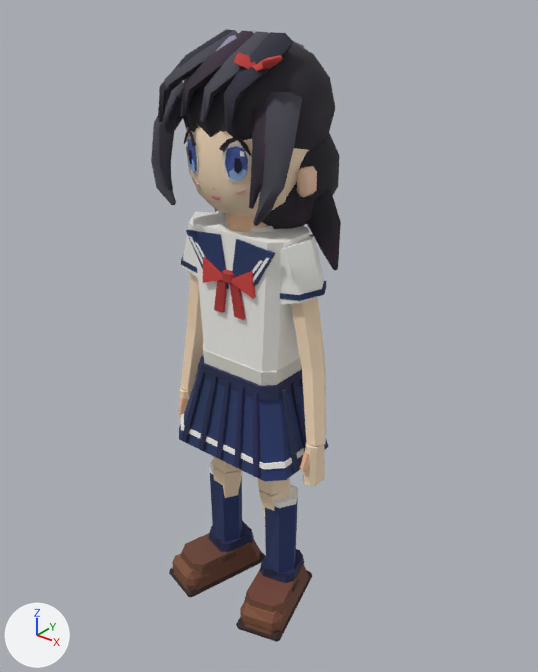
Renders of the glTF model assets/experimental/seifuku.glb from each side of a commit.
Rendered twice from a camera (50 mm lens) standing at (1.032, -1.242, 1.531) and looking at (0.019, 0.025, 0.746). Arrows for +X, +Y and +Z are at lower left; the lights stay in place. The older version comes first. Vertices at exactly the same position are counted once.

Objects in the first picture: 'Game Schoolgirl'.
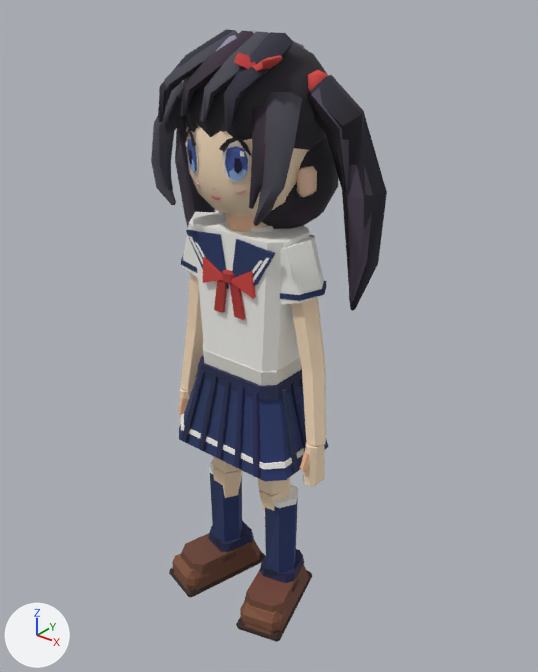
The change, as a list of edits to the scene's bpy script:
```text
Add mat_color__e24545:
    mat_color__e24545 = bpy.data.materials.new('Color #e24545')
    # nodes: BsdfPrincipled, Mix, OutputMaterial, VertexColor
    # colours: red #e24545, mixed with the vertex colours
Change me_mesh_0:
    used by ob_game_schoolgirl; location = (0.0, -0.01, 0.0)
    remove me_mesh_0.from_pydata(...)  # 3126 vertices, 5848 faces; spans x -0.23..0.23, y -0.182..0.182, z 0.0..1.431
    add me_mesh_0.from_pydata(...)  # 3252 vertices, 6084 faces; spans x -0.294..0.294, y -0.182..0.182, z 0.0..1.431
    me_mesh_0 part 1: a new loose piece, a UV sphere (8 segments, 4 rings, poles along z) spanning x 0.126..0.178, y -0.01..0.05, z 1.305..1.365, in mat_color__e24545
    me_mesh_0 part 2: a new loose piece of 31 vertices spanning x 0.143..0.277, y -0.02..0.07, z 0.886..1.336, in mat_color__504559
    me_mesh_0 part 3: a new loose piece of 31 vertices spanning x -0.277..-0.143, y -0.02..0.07, z 0.886..1.336, in mat_color__504559
    me_mesh_0 part 4: a new loose piece of 31 vertices spanning x 0.118..0.294, y -0.017..0.112, z 0.856..1.355, in mat_color__272738
    me_mesh_0 part 5: a new loose piece of 31 vertices spanning x -0.294..-0.118, y -0.017..0.112, z 0.856..1.355, in mat_color__272738
    me_mesh_0 part 6: the loose piece of 25 vertices spanning x 0.076..0.19, y 0.026..0.097, z 0.946..1.124 is deleted
    other edits to the shape of me_mesh_0 do not show in these pictures
    add me_mesh_0.materials.append(mat_color__e24545)
```

Changed parts and their boxes (x1, y1, x2, y2) in the pictures (538 x 672 px):
'Game Schoolgirl', reshaped (24% wider): before (151, 29, 341, 642); after (151, 29, 387, 642)
part 1 of me_mesh_0, added: after (308, 70, 328, 91)
part 2 of me_mesh_0, added: after (307, 88, 373, 302)
part 3 of me_mesh_0, added: after (175, 119, 195, 227)
part 4 of me_mesh_0, added: after (307, 75, 387, 311)
part 5 of me_mesh_0, added (mostly hidden): after (175, 81, 215, 212)
part 6 of me_mesh_0, deleted: before (307, 191, 341, 271)
